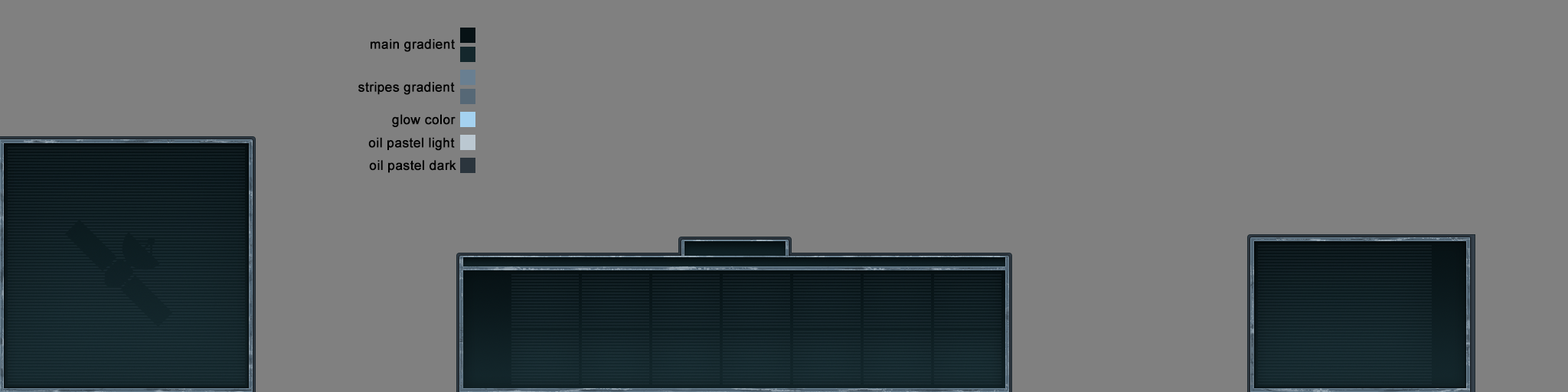
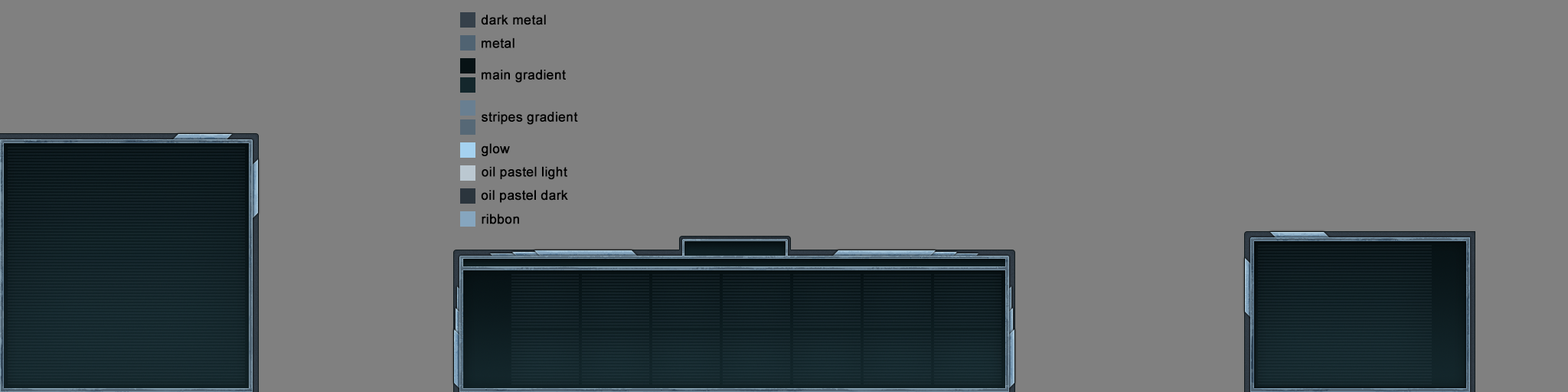
The second (1568, 392) image is a revision of the first. Changes to its layers:
added group "inner" (1st of 3, in "texture" › "radar") with 5 layers in group "radar" over <box>0,131,261,392</box>
renamed "Oil Pastel Large 2 px10" to "Oil Pastel Large 2 px20", opacity 60% → 100%, blend normal → soft light, moved it into group "inner", painted on it over <box>0,131,261,392</box>
added group "outer" (1st of 3, in "texture" › "radar") with 3 layers in group "radar" over <box>0,131,261,392</box>
moved "border outer" (1st of 3, in "texture" › "radar" › "outer") into group "outer", painted on it over <box>0,133,259,392</box>
renamed "Oil Pastel Large 2 px10" to "Oil Pastel Large 2 px20", opacity 60% → 100%, blend normal → soft light, painted on it over <box>451,235,1017,392</box>
added group "border" with 1 layers in group "inner" over <box>459,238,1010,392</box>
moved "border inner" (2nd of 3, in "texture" › "production" › "inner" › "border") into group "border", painted on it over <box>459,238,1010,392</box>
added group "outer" (2nd of 3, in "texture" › "production") with 8 layers in group "production" over <box>451,235,1017,392</box>
added group "ribbons" with 6 layers in group "outer" over <box>451,241,1017,392</box>
added layer "Oil Pastel Large 2 px20" (4th of 8, in "texture" › "production" › "outer" › "ribbons") (soft light) in group "ribbons" over <box>451,241,1017,392</box>
added layer "ribbon 1" (2nd of 3, in "texture" › "production" › "outer" › "ribbons") in group "ribbons" over <box>454,250,1015,389</box>
moved "border outer" (2nd of 3, in "texture" › "production" › "outer") into group "outer", painted on it over <box>453,235,1016,392</box>
added group "mockup" with 2 layers over <box>0,12,1476,392</box>
moved "mockup base" into group "mockup" over <box>0,139,1470,392</box>
moved "grey" into group "mockup" over <box>0,12,1476,392</box>
…and 35 more changes (16 added, 1 blend, 8 moved_by, 1 opacity, 9 painted, 5 renamed, 7 stack)
